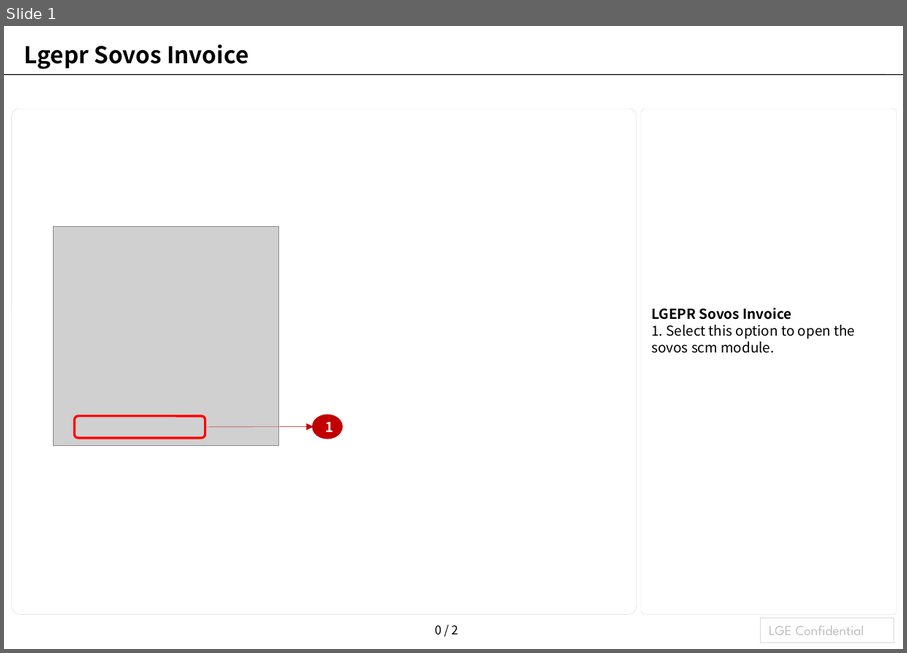
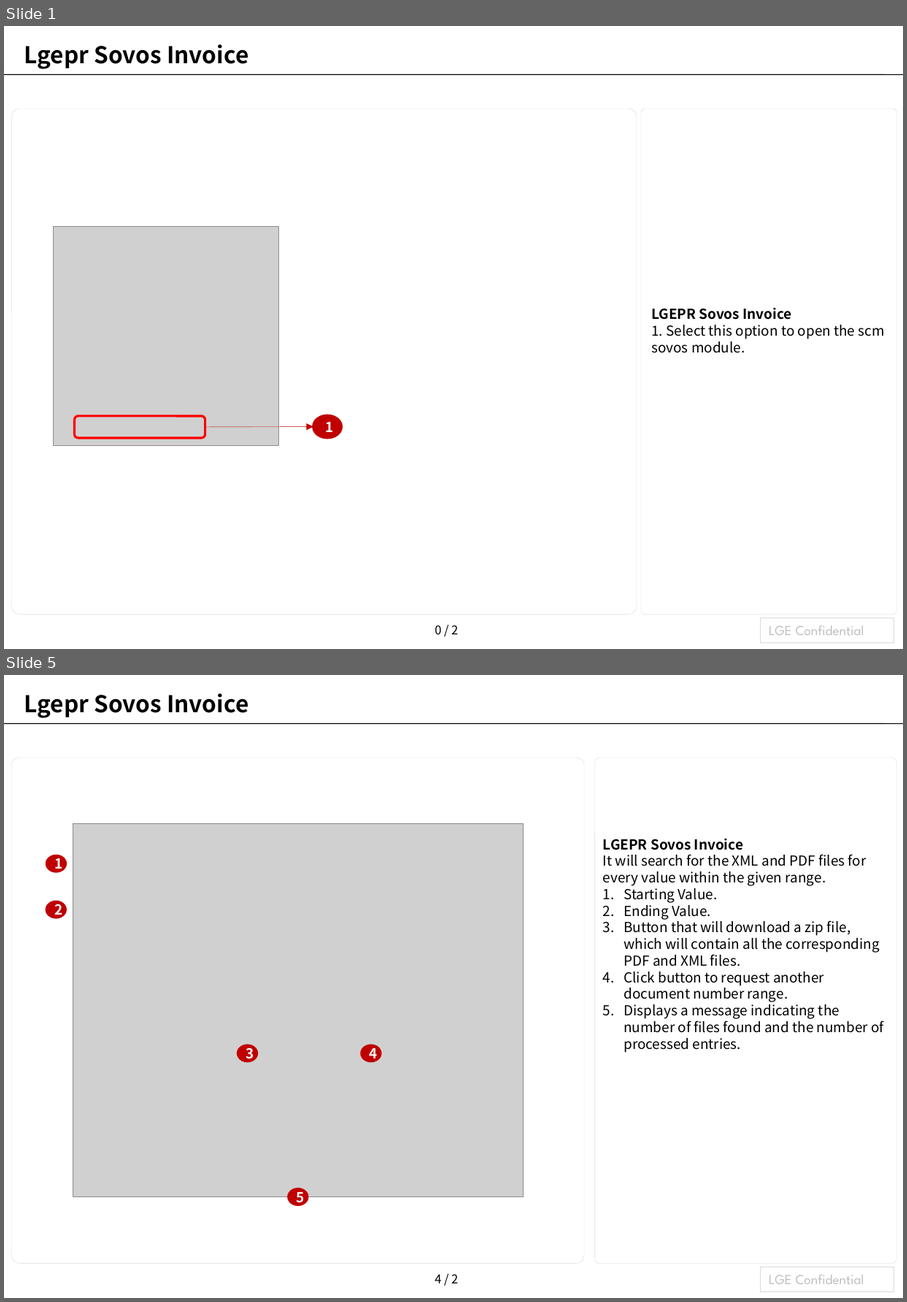
Before and after one commit to laparkaes/lgperu, a slide deck: user_manual/module/lgepr_sovos_invoice/lgepr_sovos_invoice_en.pptx. Shown one above the other, each under a label of ours: slide 1 before the commit, slides 1 and 5 after it; the slides between them are not shown. The pictures are 907x653 and 907x1302 pixels, drawn with LibreOffice and Linux fonts; fonts in the diff are those of the drawing; grey boxes stand for pictures. Boxes give left, top, right and bottom in pixels: in the first picture for what was removed or moved away, otherwise in the second. Text is boxed around its words. In the diff, an @@ line names an element or a change of style, - is before the commit and + after.

```diff
--- a/user_manual/module/lgepr_sovos_invoice/lgepr_sovos_invoice_en.pptx
+++ b/user_manual/module/lgepr_sovos_invoice/lgepr_sovos_invoice_en.pptx
@@ slide 5 added at bbox=[4, 675, 903, 1298], background #FFFFFF; not listed: 3 template elements that a slide beside it also shows @@
@@ title added at bbox=[24, 693, 249, 718], 20 pt, text #000000, bold @@
+Lgepr Sovos Invoice
@@ rounded rectangle added at bbox=[11, 757, 584, 1263], outline #D9D9D9 0.25 pt @@
@@ rounded rectangle added at bbox=[595, 757, 898, 1263], outline #D9D9D9 0.25 pt @@
@@ picture added at bbox=[73, 824, 524, 1196] @@
@@ text added at bbox=[603, 838, 884, 1052], 12 pt, text #000000 @@
+LGEPR Sovos Invoice
+It will search for the XML and PDF files for every value within the given range.
+1. Starting Value.
+2. Ending Value.
+3. Button that will download a zip file, which will contain all the corresponding PDF and XML files.
+4. Click button to request another document number range.
+5. Displays a message indicating the number of files found and the number of processed entries.
@@ ellipse added at bbox=[46, 856, 65, 872], fill #C00000, outline #C00000 2 pt, 12 pt, text #FFFFFF, bold @@
+1
@@ ellipse added at bbox=[46, 902, 65, 917], fill #C00000, outline #C00000 2 pt, 12 pt, text #FFFFFF, bold @@
+2
@@ ellipse added at bbox=[238, 1045, 257, 1061], fill #C00000, outline #C00000 2 pt, 12 pt, text #FFFFFF, bold @@
+3
@@ ellipse added at bbox=[362, 1045, 381, 1061], fill #C00000, outline #C00000 2 pt, 12 pt, text #FFFFFF, bold @@
+4
@@ ellipse added at bbox=[289, 1189, 308, 1205], fill #C00000, outline #C00000 2 pt, 12 pt, text #FFFFFF, bold @@
+5
@@ slide 1 changed as well @@
@@ text at bbox=[652, 325, 885, 353]: text changed @@
-1. Select this option to open the sovos scm module.
+1. Select this option to open the scm sovos module.
```
Also in this commit, not shown: 1 other slide changed, 2 other slides added, 1 slide removed, 3 other files.
